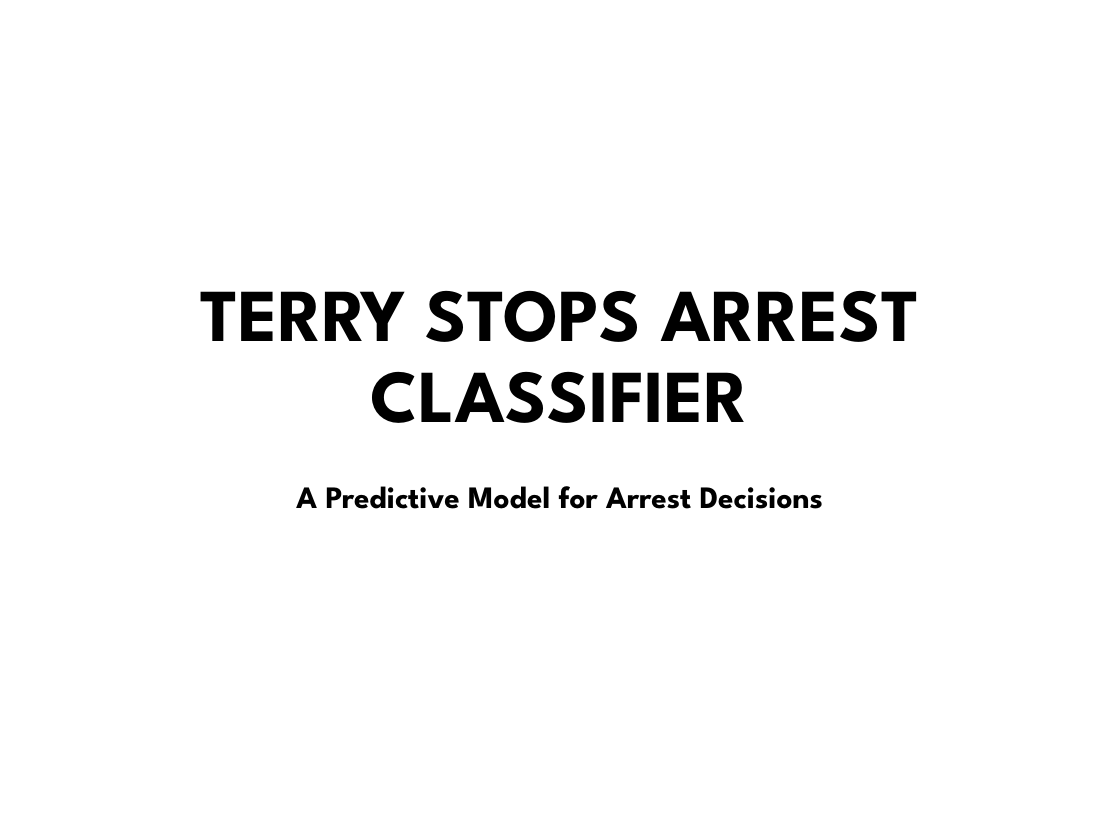
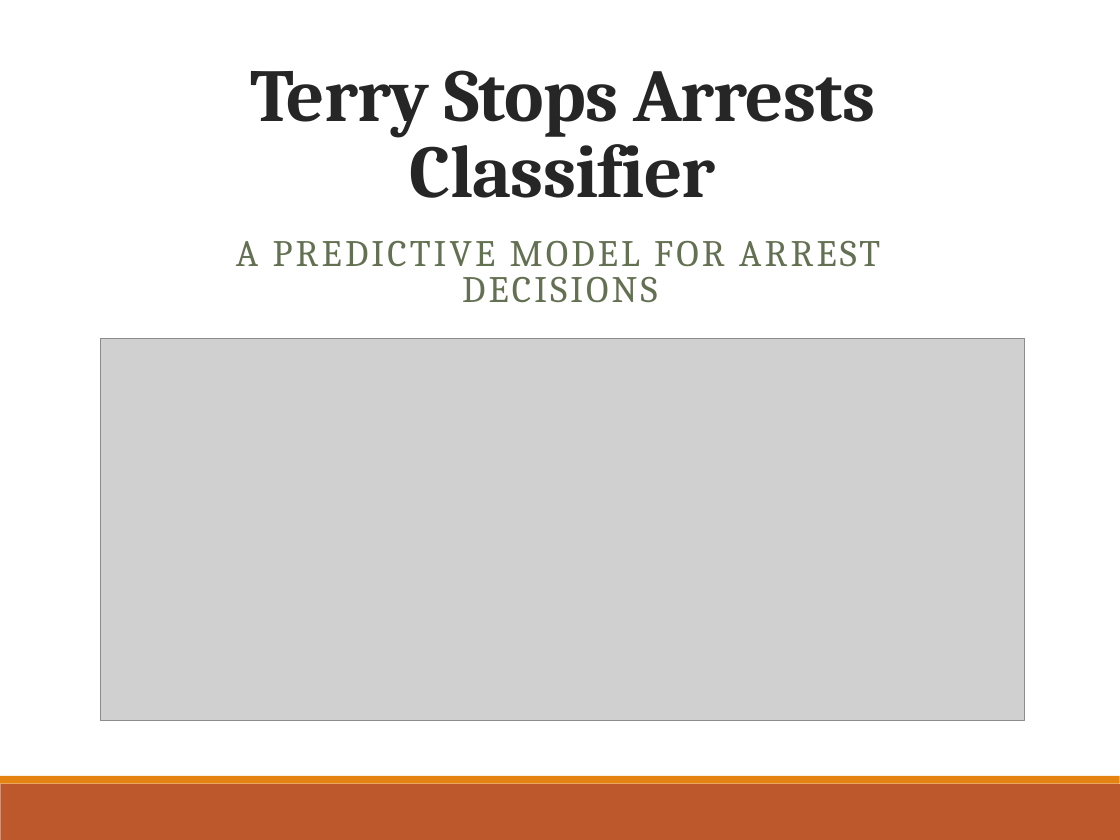
Before and after one commit to tingly-amua/Terry-Stops-Classifier, a slide deck: slide 1 of presentation.pptx. Drawn at 1120x840 pixels with LibreOffice and Linux fonts; fonts in the diff are those of the drawing; grey boxes stand for pictures; background and template pictures are left out. Boxes give left, top, right and bottom in pixels: in the first picture for what was removed or moved away, otherwise in the second. Text is boxed around its words. In the diff, an @@ line names an element or a change of style, - is before the commit and + after.

```diff
--- a/presentation.pptx
+++ b/presentation.pptx
@@ title at [250,70,876,198]: text changed; font League Spartan to Cambria; text colour #000000 to #262626 @@
-TERRY STOPS ARREST CLASSIFIER
+Terry Stops Arrests Classifier
@@ subtitle at [236,241,880,303]: text changed; size 20 to 24 pt; font League Spartan to Cambria; text colour #000000 to #637052; bold off @@
-A Predictive Model for Arrest Decisions
+A PREDICTIVE MODEL FOR ARREST DECISIONS
@@ picture added at [101,338,1025,720] @@
@@ rectangle added at [0,776,1120,784], fill #E48312 @@
@@ rectangle added at [0,784,1120,840], fill #BD582C @@
```
Also in this commit, not shown: 6 other slides changed, 9 slides added, 1 slide removed, 5 other files.
